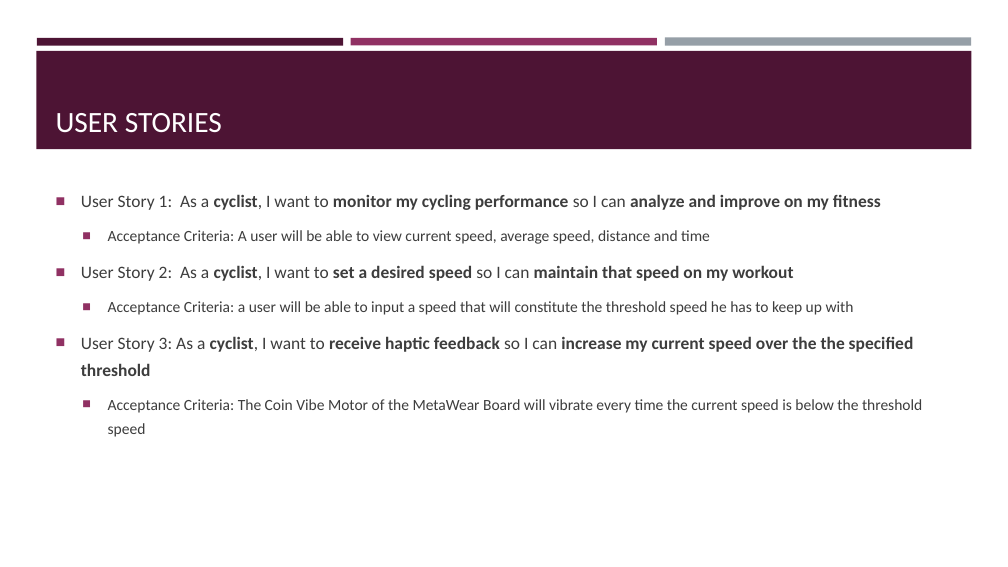
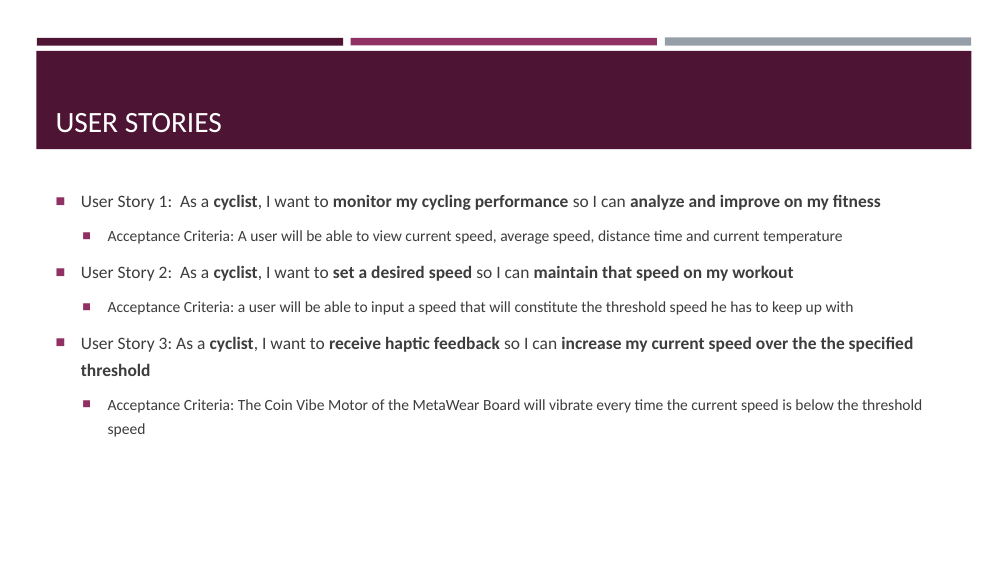
Before and after one commit to oliavd/bikeSpeedMonitor, a slide deck: slide 4 of ProjectMileStone2/MileStone2.pptx. Drawn at 1008x567 pixels with LibreOffice and Linux fonts; fonts in the diff are those of the drawing. Boxes give left, top, right and bottom in pixels: in the first picture for what was removed or moved away, otherwise in the second. Text is boxed around its words. In the diff, an @@ line names an element or a change of style, - is before the commit and + after.

```diff
--- a/ProjectMileStone2/MileStone2.pptx
+++ b/ProjectMileStone2/MileStone2.pptx
@@ text at <box>108,230,843,244</box>: text changed @@
-  ■ Acceptance Criteria: A user will be able to view current speed, average speed, distance and time
+  ■ Acceptance Criteria: A user will be able to view current speed, average speed, distance time and current temperature
```
Also in this commit, not shown: 3 other slides changed, 2 slides added, 1 slide removed, 15 other files.
